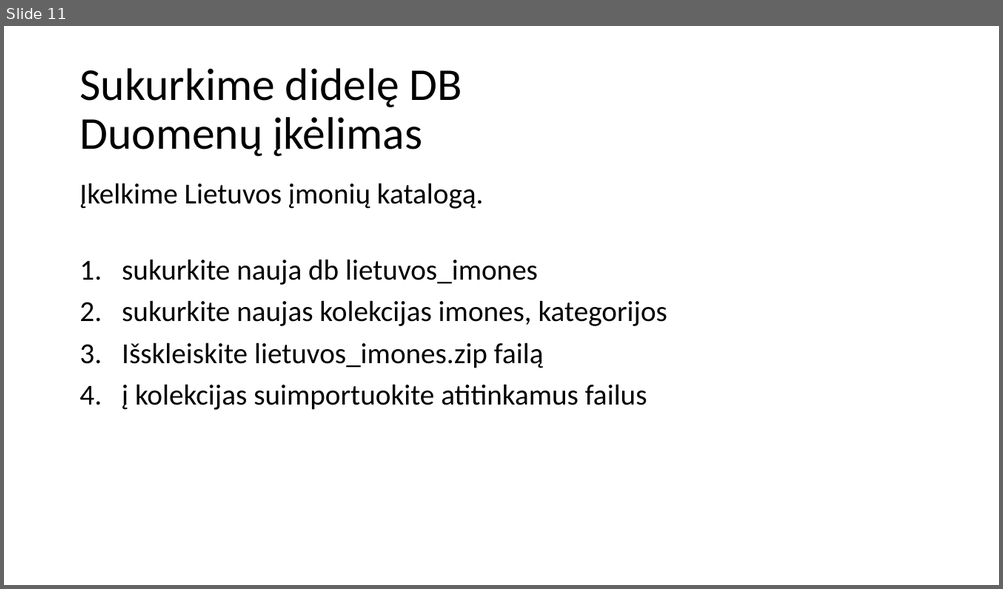
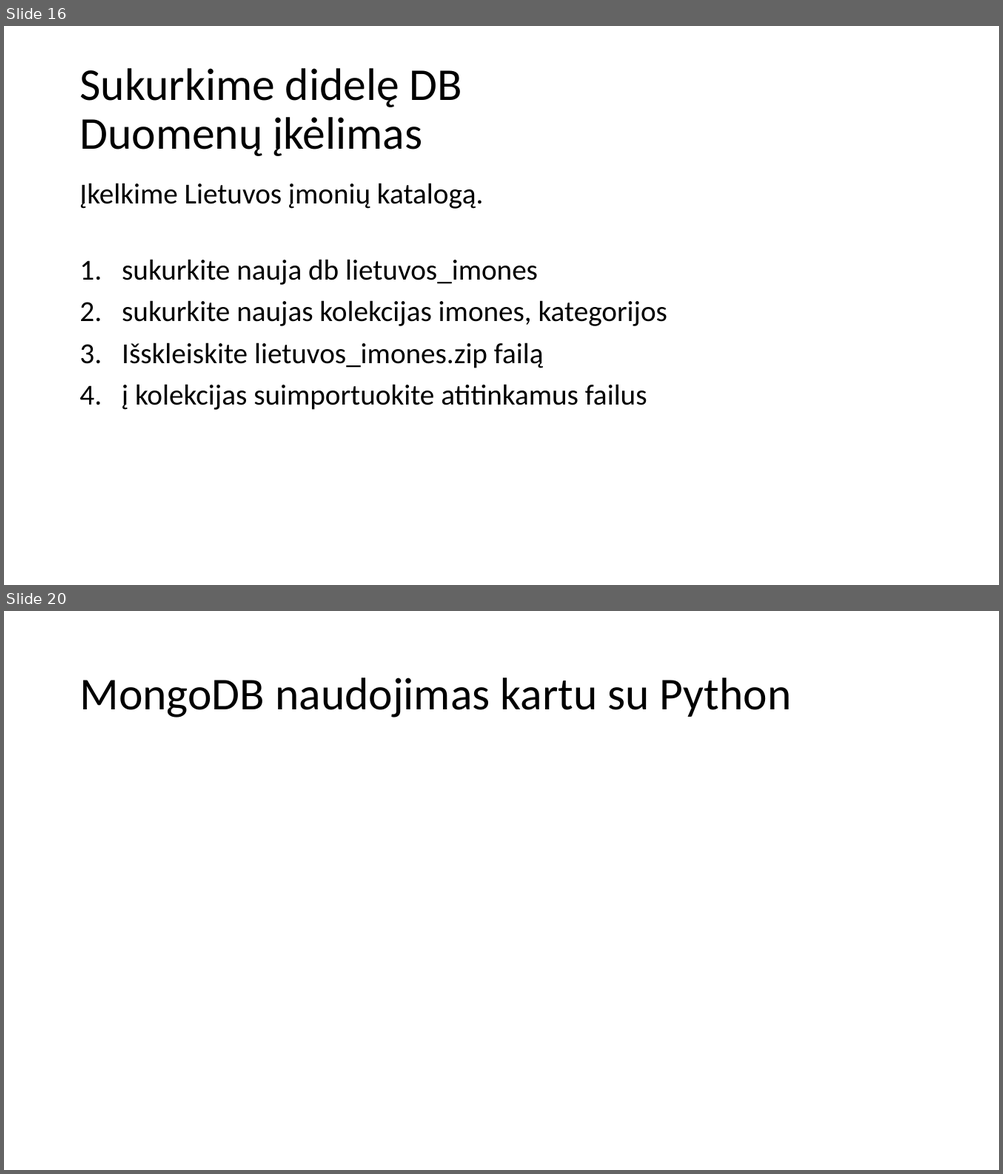
Before and after one commit to modsldn/darbas_su_duomenimis, a slide deck: skaidres/darbas_su_duomenimis_13.pptx. Shown one above the other, each under a label of ours: slide 11 before the commit, slides 16 and 20 after it; the slides between them are not shown. The pictures are 1003x589 and 1003x1174 pixels, drawn with LibreOffice and Linux fonts; fonts in the diff are those of the drawing. Boxes give left, top, right and bottom in pixels: in the first picture for what was removed or moved away, otherwise in the second. Text is boxed around its words. In the diff, an @@ line names an element or a change of style, - is before the commit and + after.

Commit message:
mongodb skaidriu update

```diff
--- a/skaidres/darbas_su_duomenimis_13.pptx
+++ b/skaidres/darbas_su_duomenimis_13.pptx
@@ slide 20 added at (x1=4, y1=611, x2=999, y2=1170), background #FFFFFF @@
@@ title added at (x1=79, y1=678, x2=791, y2=718), 44 pt, text #000000 @@
+MongoDB naudojimas kartu su Python
@@ what was slide 11 is now slide 16 @@
```
Also in this commit, not shown: 3 slides changed, 12 other slides added, 3 slides removed, 3 other files.
